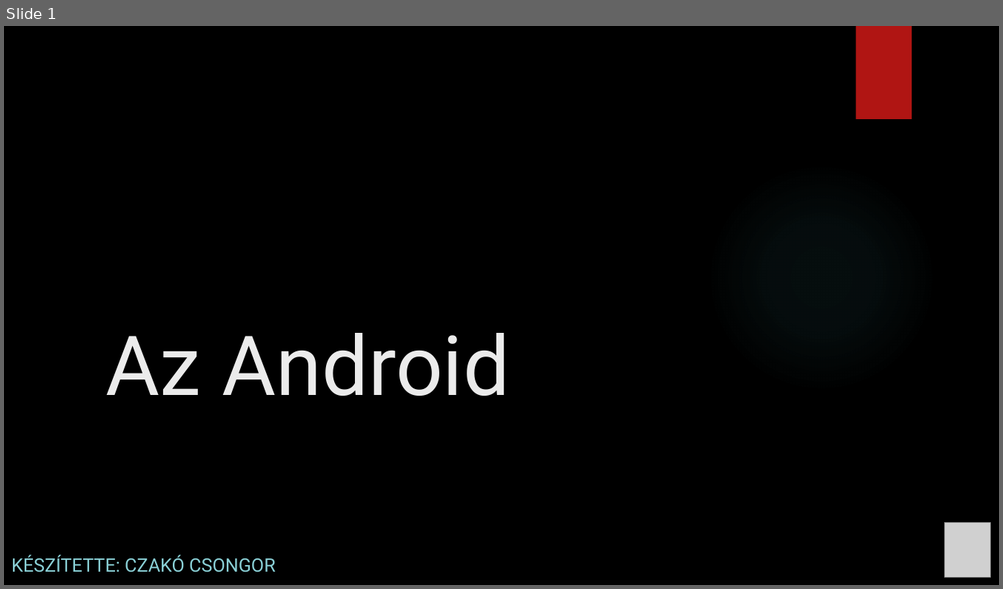
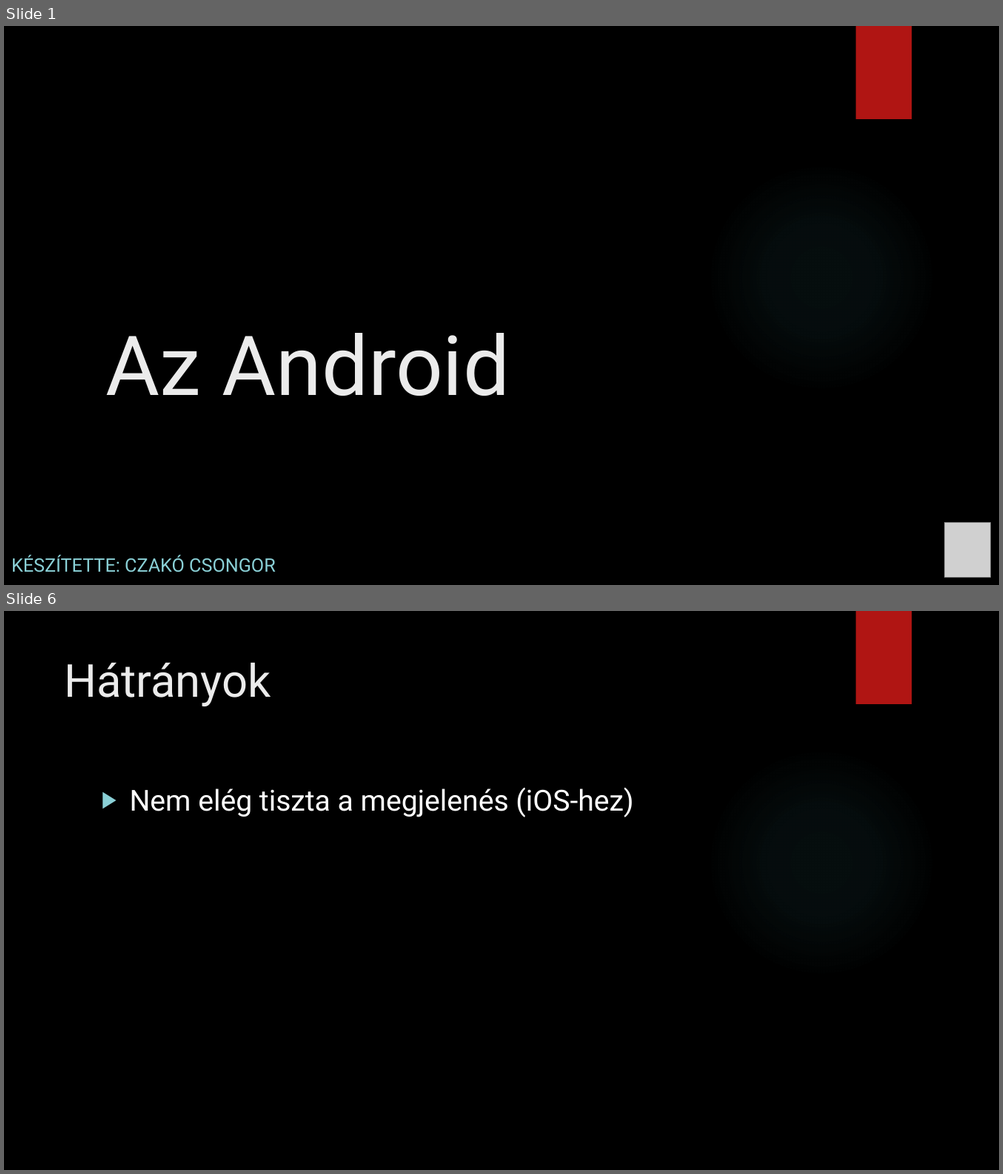
Before and after one commit to Csongoranevem/Csongor-rep-, a slide deck: Az Android.pptx. Shown one above the other, each under a label of ours: slide 1 before the commit, slides 1 and 6 after it; the slides between them are not shown. The pictures are 1003x589 and 1003x1174 pixels, drawn with LibreOffice and Linux fonts; fonts in the diff are those of the drawing; grey boxes stand for pictures; background and template pictures are left out. Boxes give left, top, right and bottom in pixels: in the first picture for what was removed or moved away, otherwise in the second. Text is boxed around its words. In the diff, an @@ line names an element or a change of style, - is before the commit and + after.

```diff
--- a/Az Android.pptx
+++ b/Az Android.pptx
@@ slide 6 added at (x1=4, y1=611, x2=999, y2=1170), background picture (left out); not listed: 2 template elements that a slide beside it also shows @@
@@ title added at (x1=64, y1=662, x2=271, y2=706), 44 pt, text #EBEBEB @@
+Hátrányok
@@ text added at (x1=130, y1=787, x2=633, y2=817), 28 pt, text #FFFFFF @@
+▶ Nem elég tiszta a megjelenés (iOS-hez)
```
Also in this commit, not shown: 4 other slides added, 1 slide removed.
